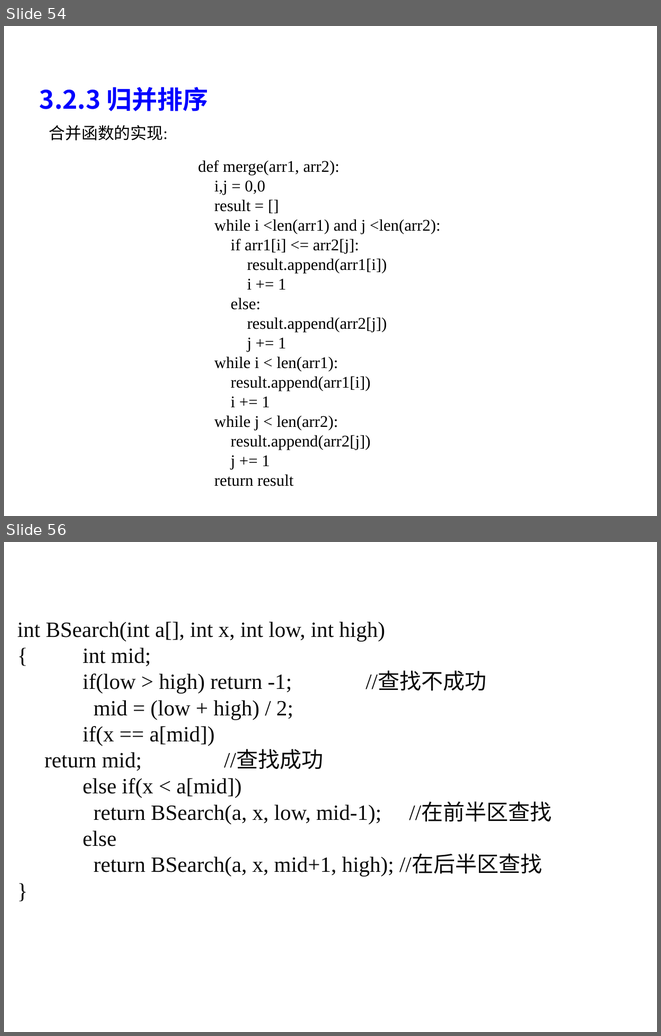
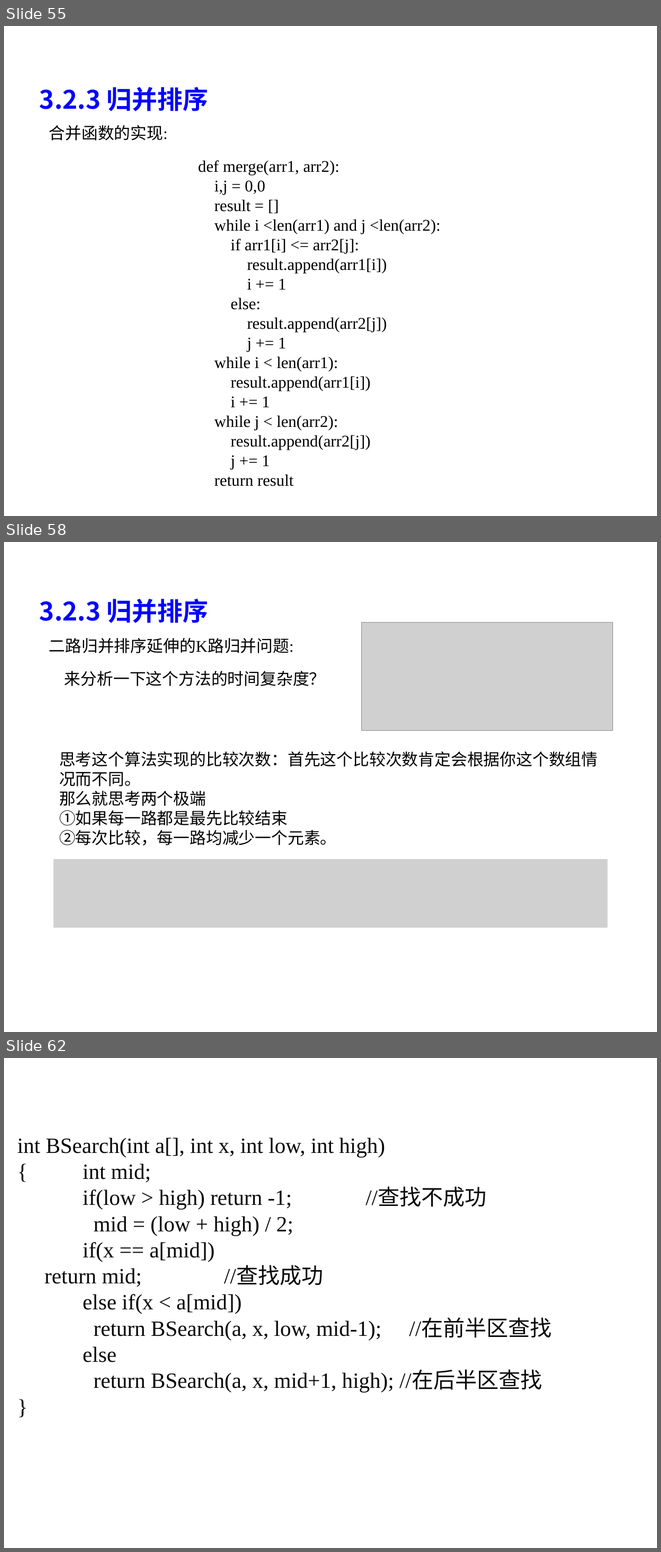
Before and after one commit to liutongling/DP, a slide deck: file/第3章 分治法计.pptx. Shown one above the other, each under a label of ours: slides 54 and 56 before the commit, slides 55, 58 and 62 after it; the slides between them are not shown. The pictures are 661x1036 and 661x1552 pixels, drawn with LibreOffice and Linux fonts; fonts in the diff are those of the drawing; grey boxes stand for pictures; background and template pictures are left out. Boxes give left, top, right and bottom in pixels: in the first picture for what was removed or moved away, otherwise in the second. Text is boxed around its words. In the diff, an @@ line names an element or a change of style, - is before the commit and + after.

```diff
--- a/file/第3章 分治法计.pptx
+++ b/file/第3章 分治法计.pptx
@@ slide 58 added at bbox=[4, 542, 657, 1032], background #FFFFFF @@
@@ text added at bbox=[40, 599, 208, 623], 28 pt, text #0000FF, bold @@
+3.2.3 归并排序
@@ picture added at bbox=[361, 623, 612, 731] @@
@@ text added at bbox=[49, 638, 294, 653], 18 pt, text #000000 @@
+二路归并排序延伸的K路归并问题:
@@ text added at bbox=[64, 671, 326, 686], 18 pt, text #000000 @@
+来分析一下这个方法的时间复杂度？
@@ text added at bbox=[59, 751, 598, 845], 18 pt, text #000000 @@
+思考这个算法实现的比较次数：首先这个比较次数肯定会根据你这个数组情况而不同。
+那么就思考两个极端
+①如果每一路都是最先比较结束
+②每次比较，每一路均减少一个元素。
@@ picture added at bbox=[54, 859, 607, 927] @@
@@ what was slide 54 is now slide 55 @@
@@ what was slide 56 is now slide 62 @@
```
Also in this commit, not shown: 2 slides changed, 5 other slides added.
